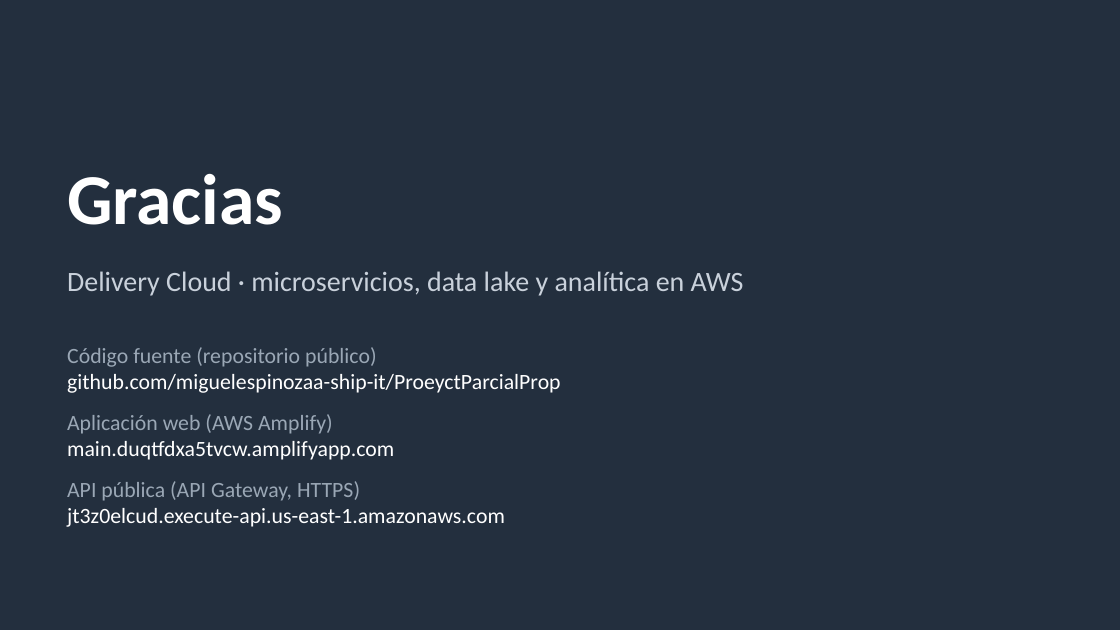
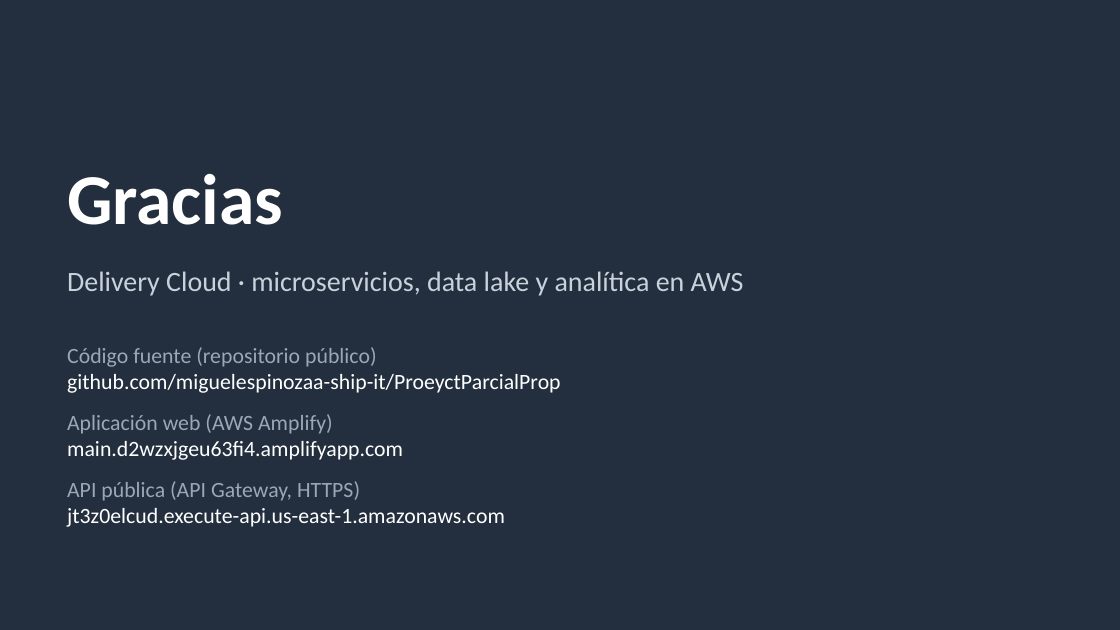
Before and after one commit to miguelespinozaa-ship-it/ProeyctParcialProp, a slide deck: slide 17 of entregables/Presentacion-Delivery-Cloud.pptx. Drawn at 1120x630 pixels with LibreOffice and Linux fonts; fonts in the diff are those of the drawing. Boxes give left, top, right and bottom in pixels: in the first picture for what was removed or moved away, otherwise in the second. Text is boxed around its words. In the diff, an @@ line names an element or a change of style, - is before the commit and + after.

```diff
--- a/entregables/Presentacion-Delivery-Cloud.pptx
+++ b/entregables/Presentacion-Delivery-Cloud.pptx
@@ text at (x1=67, y1=441, x2=403, y2=460): text changed @@
-main.duqtfdxa5tvcw.amplifyapp.com
+main.d2wzxjgeu63fi4.amplifyapp.com
```
Also in this commit, not shown: 3 other slides changed, 8 other files.
